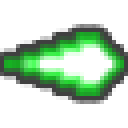
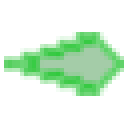
The second 128×128 image is a revision of the first. Changes to its layers:
"Layer 1": opacity 100% → 97% over [left=4, top=32, right=124, bottom=96]
